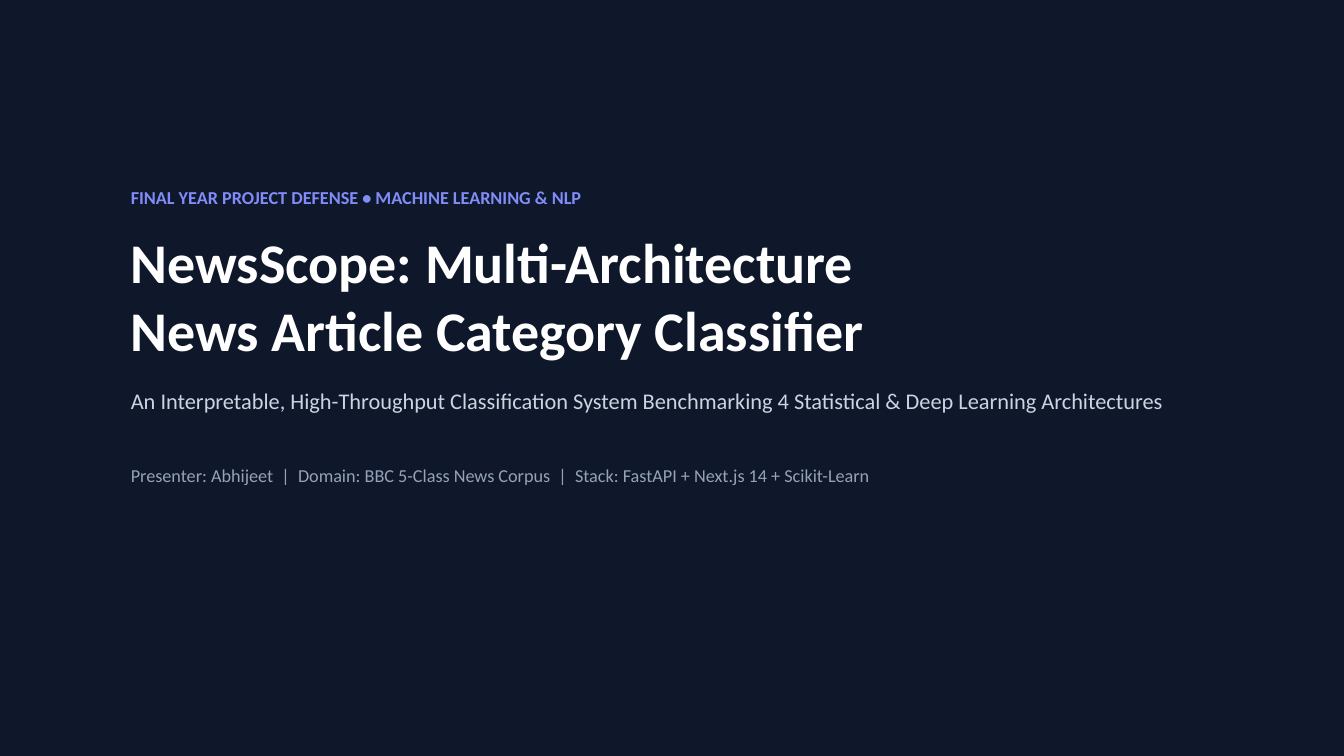
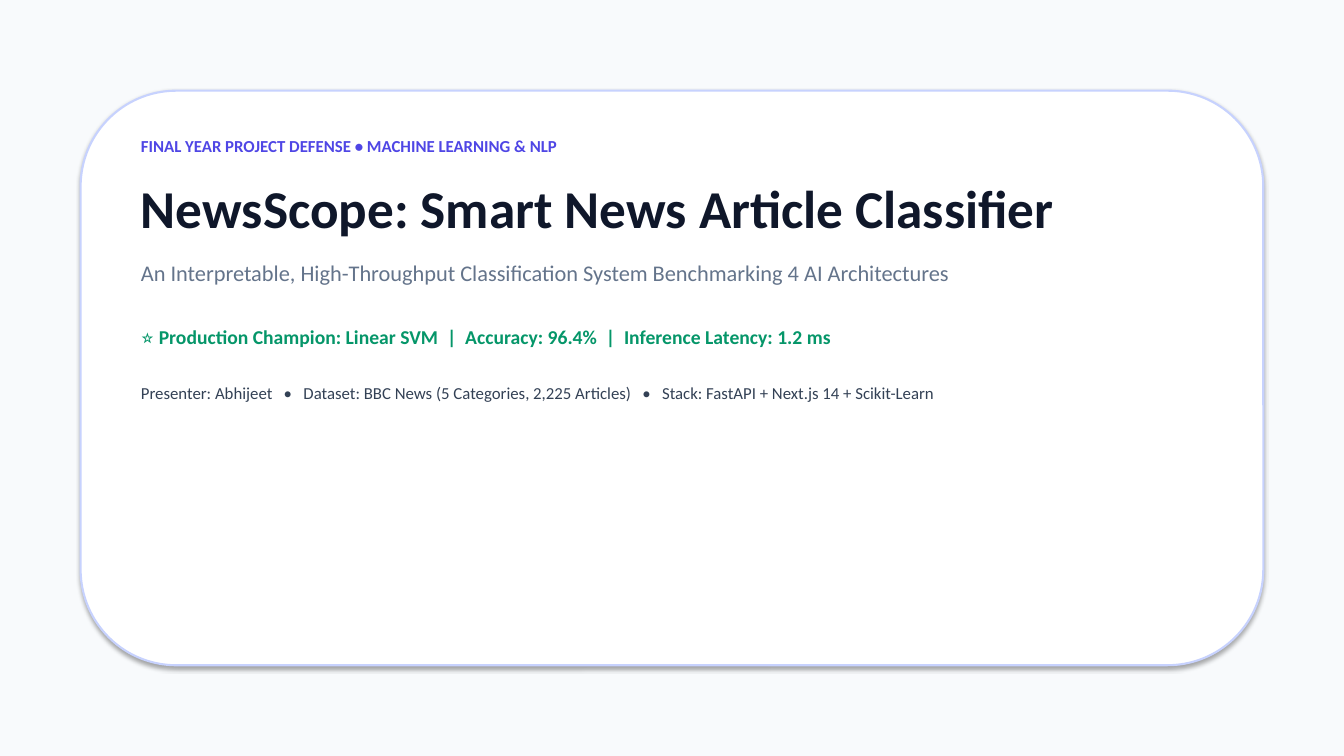
Before and after one commit to Abhijeet0848/NewsLens, a slide deck: slide 1 of docs/NewsScope_Presentation.pptx. Drawn at 1344x756 pixels with LibreOffice and Linux fonts; fonts in the diff are those of the drawing. Boxes give left, top, right and bottom in pixels: in the first picture for what was removed or moved away, otherwise in the second. Text is boxed around its words. In the diff, an @@ line names an element or a change of style, - is before the commit and + after.

Commit message:
docs: restructure presentation into 7 user-specified sections using light theme

```diff
--- a/docs/NewsScope_Presentation.pptx
+++ b/docs/NewsScope_Presentation.pptx
@@ background #0F172A to #F8FAFC @@
@@ rounded rectangle added at (x1=81, y1=91, x2=1263, y2=665), fill #FFFFFF, outline #C7D2FE 1.5 pt @@
@@ text "FINAL YEAR PROJECT DEFENSE • ..." moved from (x1=131, y1=192, x2=1162, y2=485) to (x1=141, y1=141, x2=1053, y2=402) @@
@@ text at (x1=141, y1=141, x2=557, y2=152): size 13 to 12 pt, text colour #818CF8 to #4F46E5 in "FINAL YEAR PROJECT DEFENSE • MACHINE LEARNING ..." @@
@@ text at (x1=141, y1=190, x2=1053, y2=402): text changed; size 16 to 12 pt; text colour #CBD5E1 to #334155 @@
-NewsScope: Multi-Architecture
-News Article Category Classifier
-An Interpretable, High-Throughput Classification System Benchmarking 4 Statistical & Deep Learning Architectures
-Presenter: Abhijeet | Domain: BBC 5-Class News Corpus | Stack: FastAPI + Next.js 14 + Scikit-Learn
+NewsScope: Smart News Article Classifier
+An Interpretable, High-Throughput Classification System Benchmarking 4 AI Architectures
+⭐ Production Champion: Linear SVM | Accuracy: 96.4% | Inference Latency: 1.2 ms
+Presenter: Abhijeet • Dataset: BBC News (5 Categories, 2,225 Articles) • Stack: FastAPI + Next.js 14 + Scikit-Learn
```
Also in this commit, not shown: 6 other slides changed, 10 slides added, 9 slides removed, 2 other files.
